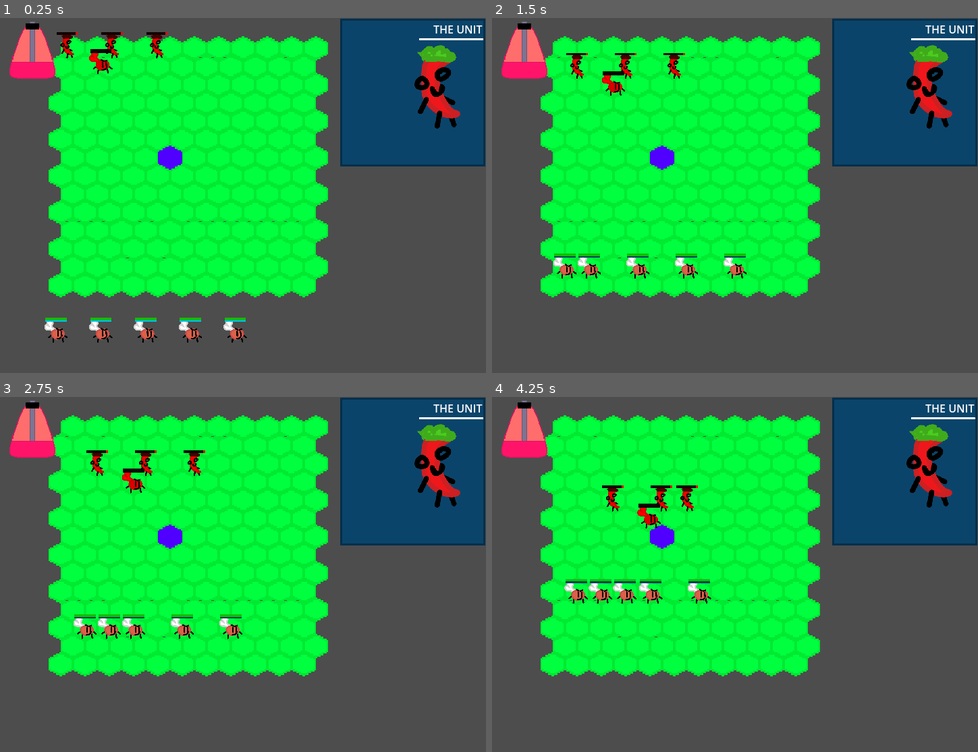
Above: before the commit, frames 1-4 (two rows, left to right).
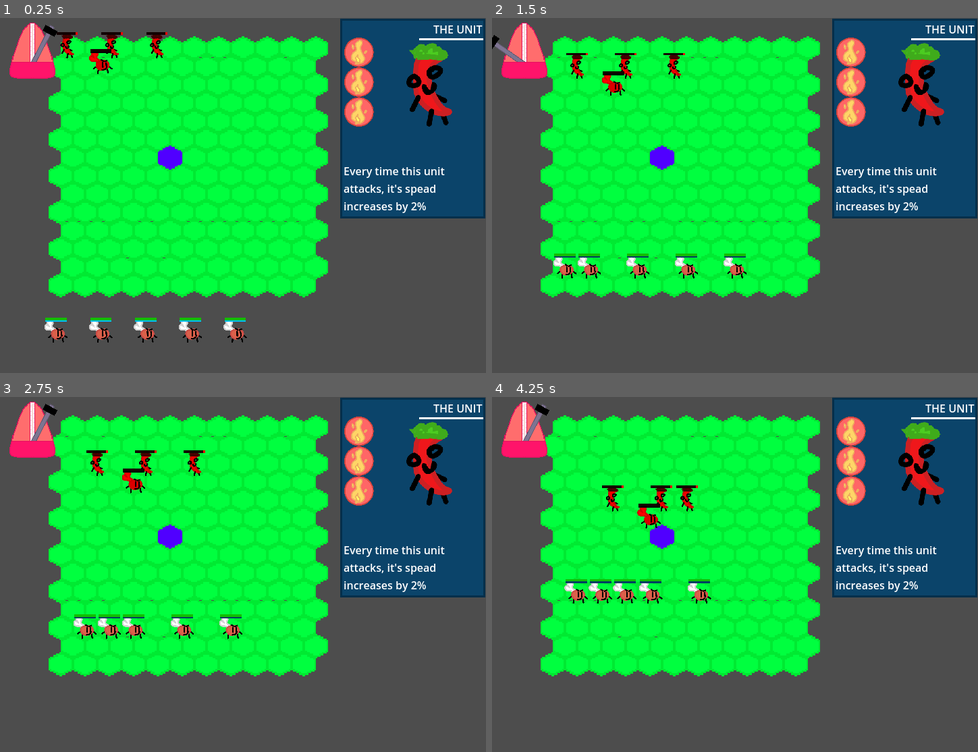
Above: after the commit, the same moments.

Repository: Kaplin86/engrams-of-chaos
Game: Godot game, scene res://main.tscn
Two runs of this game, one before a commit and one after it. Both use one fixed random seed, a clock stepped at 60 frames per second and the inputs below.
Inputs (mouse positions are in pixels of both pictures, inside the frame that each line leads up to):
- Up to frame 1 (0.25 s): no input
- Up to frame 2 (1.5 s): tap Enter at 0.5 s; move the mouse to (841, 181) at 0.52 s; click (841, 181) at 0.67 s; move the mouse to (637, 216) at 1.27 s; click (637, 216) at 1.42 s
- Up to frame 3 (2.75 s): move the mouse to (291, 499) at 2.02 s; click (291, 499) at 2.17 s
- Up to frame 4 (4.25 s): move the mouse to (710, 652) at 2.77 s; click (710, 652) at 2.92 s; move the mouse to (880, 634) at 3.52 s; click (880, 634) at 3.67 s

The runs differ from the first frame. In frame 1, 7.4% of the frame differs, in the area x 5-100%, y 0-57%; in frame 2, 7.3%; in frame 3, 7.4%; in frame 4, 7.4%.

Commit message:
9 Hour
(this is also the description for 8:48)
I upgraded the unit sprites to svgs rather than pixel art, alongside decreasing the pixelization amount. I made it so the attacks change animation speed BEFORE they actually attack since there was a bug with that. started work on unit ui

Diff:
--- a/main.tscn
+++ b/main.tscn
@@ -38,7 +38,8 @@
 
 [node name="CanvasLayer" type="CanvasLayer" parent="."]
 
-[node name="UI" parent="CanvasLayer" instance=ExtResource("5_7mycd")]
+[node name="UI" parent="CanvasLayer" node_paths=PackedStringArray("timer") instance=ExtResource("5_7mycd")]
+timer = NodePath("../../Timer")
 
 [node name="Camera2D" type="Camera2D" parent="."]
 position = Vector2(160, 120)
--- /dev/null
+++ b/ui.gd
@@ -0,0 +1,4 @@
+extends Node2D
+@export var timer : Timer
+func _ready() -> void:
+	$Metronome.timer = timer
--- a/ui.tscn
+++ b/ui.tscn
@@ -1,12 +1,15 @@
-[gd_scene load_steps=4 format=3 uid="uid://b0fa1fcw3ggsp"]
+[gd_scene load_steps=6 format=3 uid="uid://b0fa1fcw3ggsp"]
 
 [ext_resource type="PackedScene" uid="uid://c28224rc6p5um" path="res://ui/metronome.tscn" id="1_fyqef"]
+[ext_resource type="Script" uid="uid://c58tvl0g7cnua" path="res://ui.gd" id="1_nltto"]
 [ext_resource type="Texture2D" uid="uid://b0xfbrnet82wa" path="res://units/pepper/pepper.svg" id="2_m6e0p"]
+[ext_resource type="Texture2D" uid="uid://djxijbnjfmaby" path="res://ui/elements/spicy.svg" id="3_27fn8"]
 
 [sub_resource type="RectangleShape2D" id="RectangleShape2D_27fn8"]
 size = Vector2(426, 403)
 
 [node name="UI" type="Node2D"]
+script = ExtResource("1_nltto")
 
 [node name="Metronome" parent="." instance=ExtResource("1_fyqef")]
 position = Vector2(48, 49)
@@ -35,30 +38,33 @@
 offset_bottom = 40.0
 
 [node name="ColorRect" type="ColorRect" parent="BG"]
+layout_mode = 0
 offset_left = 504.0
 offset_top = 1.0
 offset_right = 719.0
-offset_bottom = 220.0
+offset_bottom = 297.0
 color = Color(0.0204741, 0.183244, 0.295557, 1)
 
 [node name="ColorRect2" type="ColorRect" parent="BG/ColorRect"]
+layout_mode = 0
 offset_left = 3.0
 offset_top = 3.0
 offset_right = 212.0
-offset_bottom = 216.0
+offset_bottom = 293.0
 color = Color(0.0420501, 0.266058, 0.41735, 1)
 
 [node name="ColorRect3" type="ColorRect" parent="BG"]
+layout_mode = 0
 offset_left = 621.0
 offset_top = 30.0
 offset_right = 716.0
 offset_bottom = 33.0
 
 [node name="UnitSelectedImage" type="TextureRect" parent="."]
-offset_left = 581.0
-offset_top = 40.0
-offset_right = 715.0
-offset_bottom = 164.0
+offset_left = 569.0
+offset_top = 37.0
+offset_right = 703.0
+offset_bottom = 161.0
 texture = ExtResource("2_m6e0p")
 expand_mode = 1
 stretch_mode = 5
@@ -71,8 +77,35 @@
 text = "THE UNIT"
 horizontal_alignment = 2
 
-[node name="VBoxContainer" type="VBoxContainer" parent="."]
+[node name="Description" type="Label" parent="."]
+offset_left = 509.0
+offset_top = 215.0
+offset_right = 713.0
+offset_bottom = 290.0
+text = "Every time this unit attacks, it's spead increases by 2%"
+autowrap_mode = 2
+
+[node name="Synergies" type="VBoxContainer" parent="."]
+anchors_preset = -1
 offset_left = 510.0
 offset_top = 29.0
-offset_right = 599.0
-offset_bottom = 188.0
+offset_right = 821.0
+offset_bottom = 340.0
+scale = Vector2(0.140266, 0.140266)
+size_flags_horizontal = 2
+size_flags_vertical = 2
+
+[node name="TextureRect" type="TextureRect" parent="Synergies"]
+layout_mode = 2
+texture = ExtResource("3_27fn8")
+stretch_mode = 4
+
+[node name="TextureRect2" type="TextureRect" parent="Synergies"]
+layout_mode = 2
+texture = ExtResource("3_27fn8")
+stretch_mode = 4
+
+[node name="TextureRect3" type="TextureRect" parent="Synergies"]
+layout_mode = 2
+texture = ExtResource("3_27fn8")
+stretch_mode = 4
Not shown, added: ui.gd.uid
Not shown, removed: README.md
